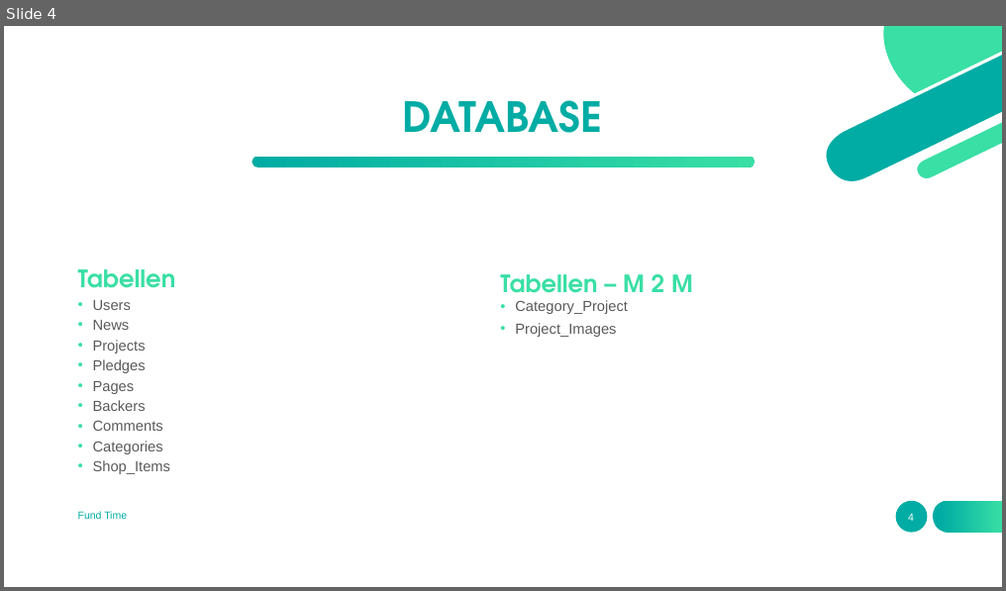
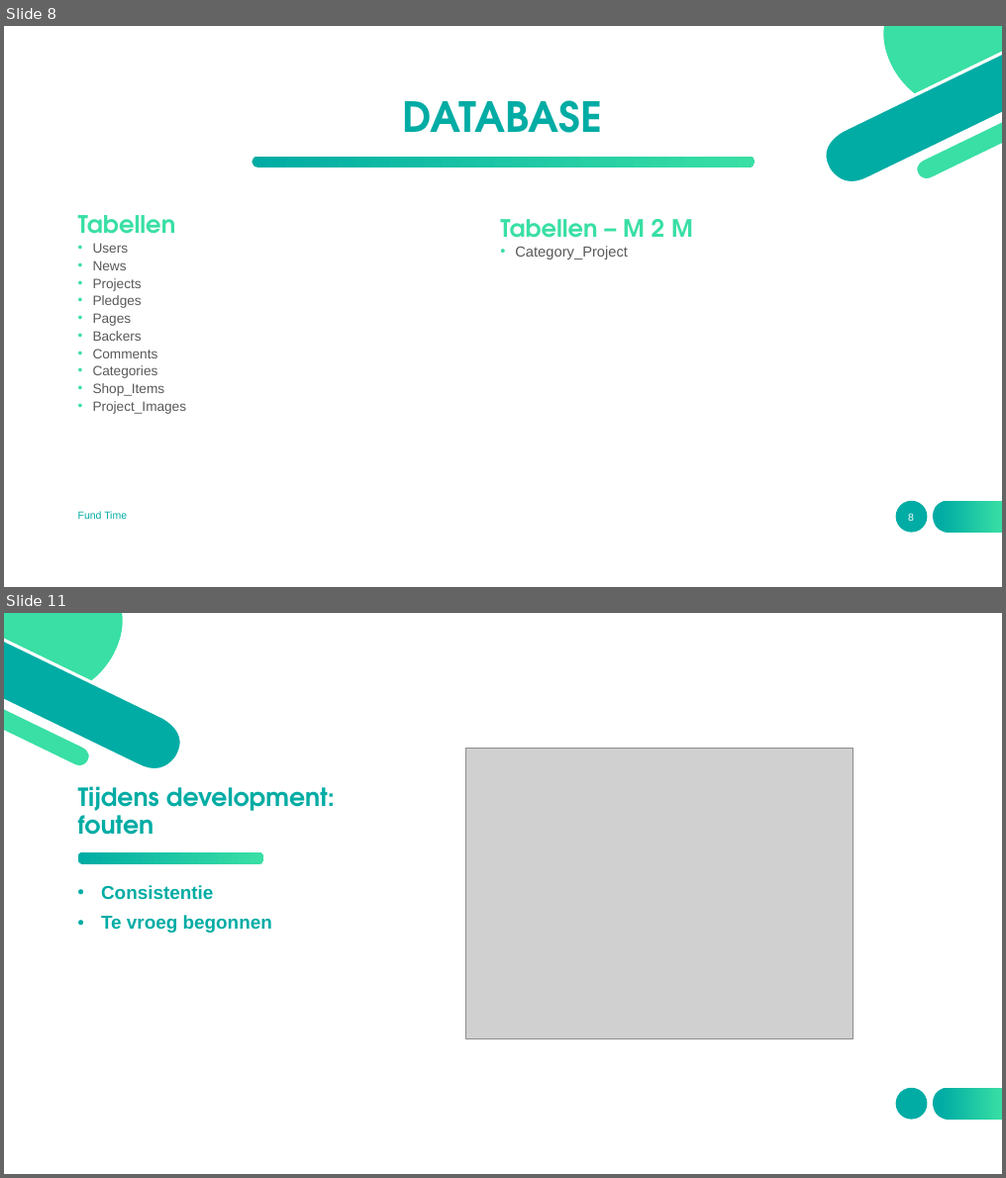
Before and after one commit to nawatend/fundtime, a slide deck: docs/Fund Time.pptx. Shown one above the other, each under a label of ours: slide 4 before the commit, slides 8 and 11 after it; the slides between them are not shown. The pictures are 1006x591 and 1006x1178 pixels, drawn with LibreOffice and Linux fonts; fonts in the diff are those of the drawing; grey boxes stand for pictures. Boxes give left, top, right and bottom in pixels: in the first picture for what was removed or moved away, otherwise in the second. Text is boxed around its words. In the diff, an @@ line names an element or a change of style, - is before the commit and + after.

```diff
--- a/docs/Fund Time.pptx
+++ b/docs/Fund Time.pptx
@@ slide 11 added at (4, 613, 1002, 1174), background #FFFFFF; not listed: 2 template elements that a slide beside it also shows @@
@@ group added at (4, 613, 183, 771): 6 freeform shapes @@
@@ picture added at (466, 749, 853, 1039) @@
@@ title added at (78, 786, 335, 835), 24 pt, text gradient #00ACA4 to #39DFA4, bold @@
+Tijdens development: fouten
@@ freeform shape added at (77, 851, 263, 864), fill gradient #00ACA4 to #39DFA4 @@
@@ text added at (101, 885, 272, 933), 18 pt, text #00ACA4, bold @@
+• Consistentie
+• Te vroeg begonnen
@@ what was slide 4 is now slide 8 @@
@@ slide 8 changed as well @@
@@ text at (93, 243, 165, 396): size 14 to 12.9 pt in "Users", "News", "Projects", "Pledges" and 5 more places; line spacing 0.8 to 0.7 @@
@@ 4 texts: place and size @@
-4 texts at (78, 270, 693, 474)
+4 texts at (78, 215, 693, 414)
@@ text at (515, 323, 616, 337): paragraph removed @@
-• Project_Images
@@ text at (93, 401, 187, 414): paragraph added @@
+• Project_Images
@@ page number at (908, 513, 914, 521): text changed @@
-4
+8
```
Also in this commit, not shown: 4 other slides changed, 7 other slides added, 6 slides removed, 4 other files.
